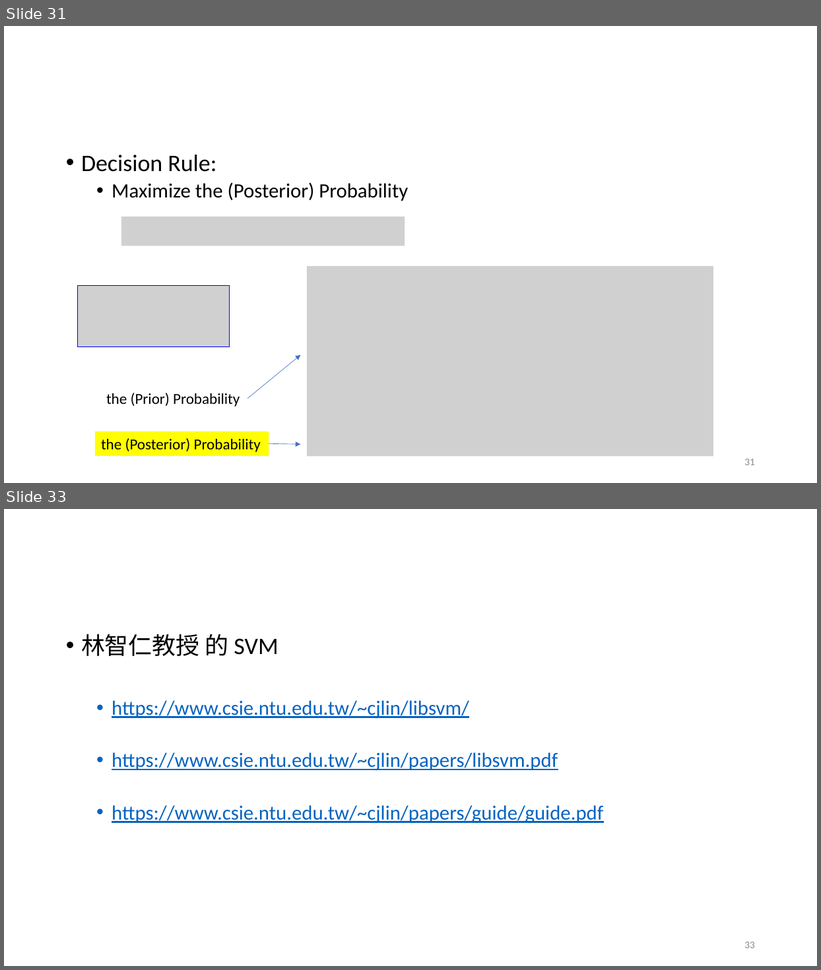
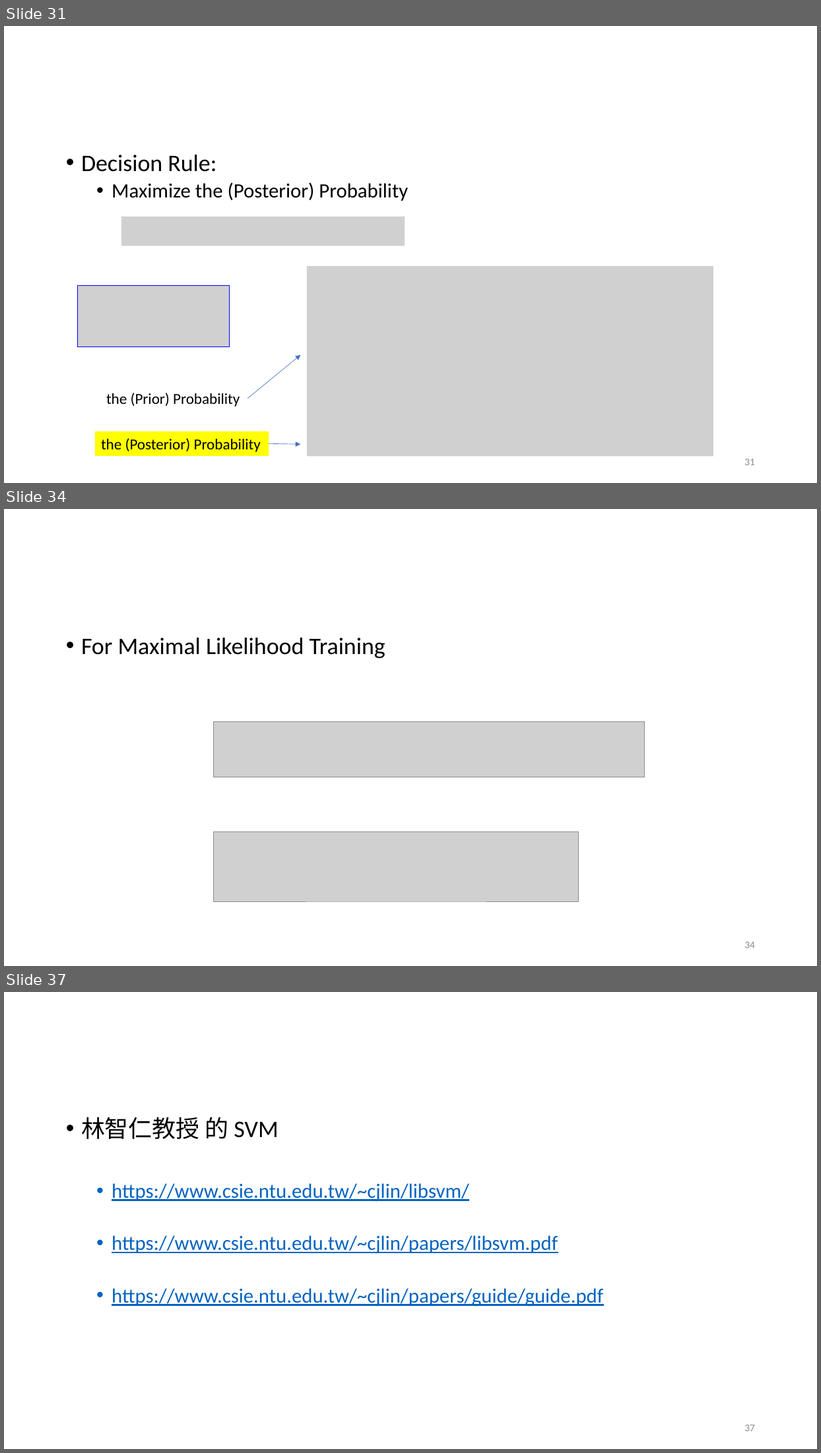
Before and after one commit to renyuanL/_ryTeach2018, a slide deck: _Notes/03_Ch03.pptx. Shown one above the other, each under a label of ours: slides 31 and 33 before the commit, slides 31, 34 and 37 after it; the slides between them are not shown. The pictures are 821x970 and 821x1453 pixels, drawn with LibreOffice and Linux fonts; fonts in the diff are those of the drawing; grey boxes stand for pictures. Boxes give left, top, right and bottom in pixels: in the first picture for what was removed or moved away, otherwise in the second. Text is boxed around its words. In the diff, an @@ line names an element or a change of style, - is before the commit and + after.

```diff
--- a/_Notes/03_Ch03.pptx
+++ b/_Notes/03_Ch03.pptx
@@ slide 34 added at (4, 509, 817, 966), background #FFFFFF @@
@@ text added at (81, 638, 385, 658), 28 pt, text #000000 @@
+• For Maximal Likelihood Training
@@ picture added at (214, 722, 645, 778) @@
@@ picture added at (214, 832, 579, 902) @@
@@ page number added at (745, 942, 755, 949), 12 pt, text #8C8C8C @@
+34
@@ what was slide 33 is now slide 37 @@
@@ page number at (745, 1425, 755, 1432): text changed @@
-33
+37
```
Also in this commit, not shown: 2 slides changed, 8 other slides added, 1 slide removed, 3 other files.
